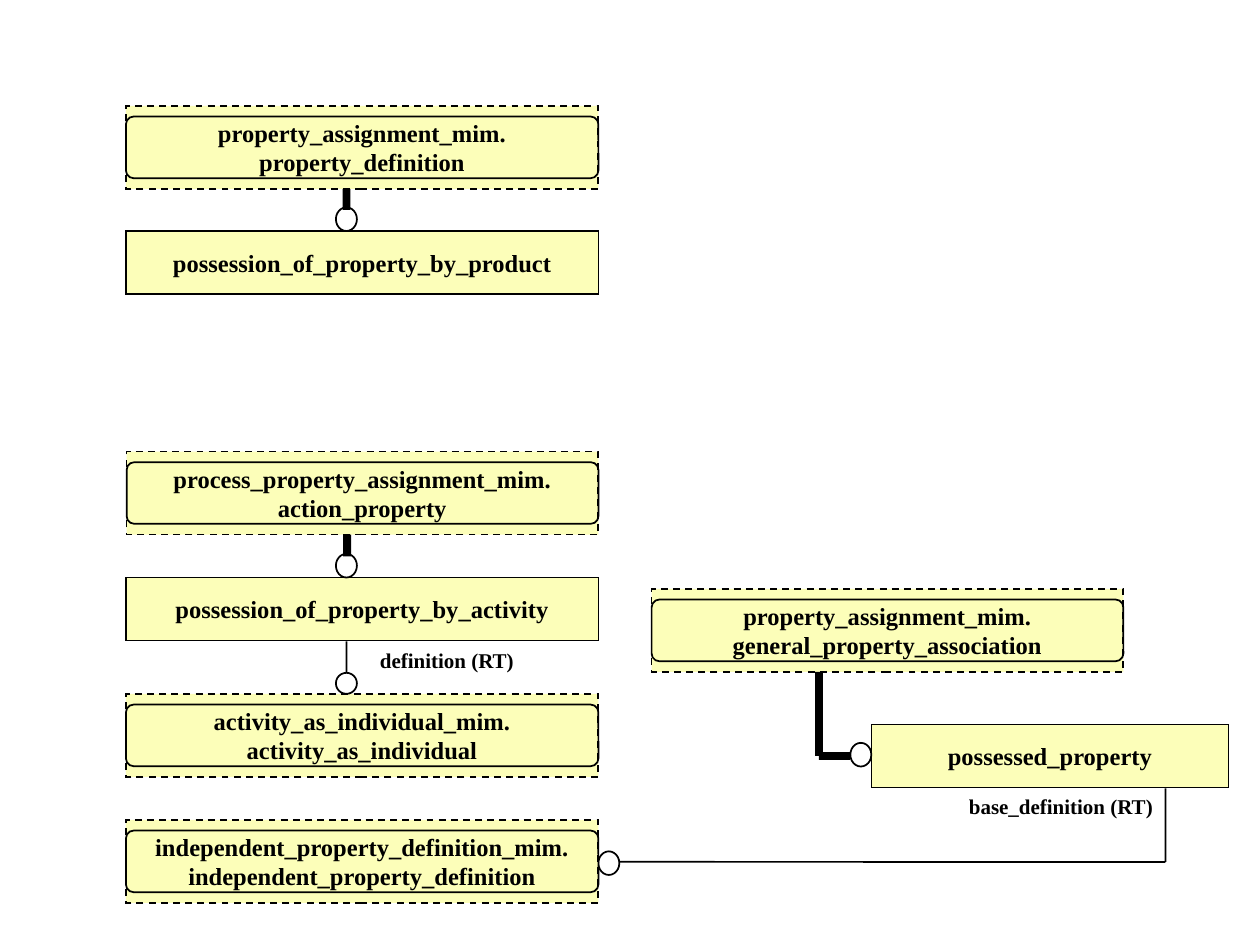
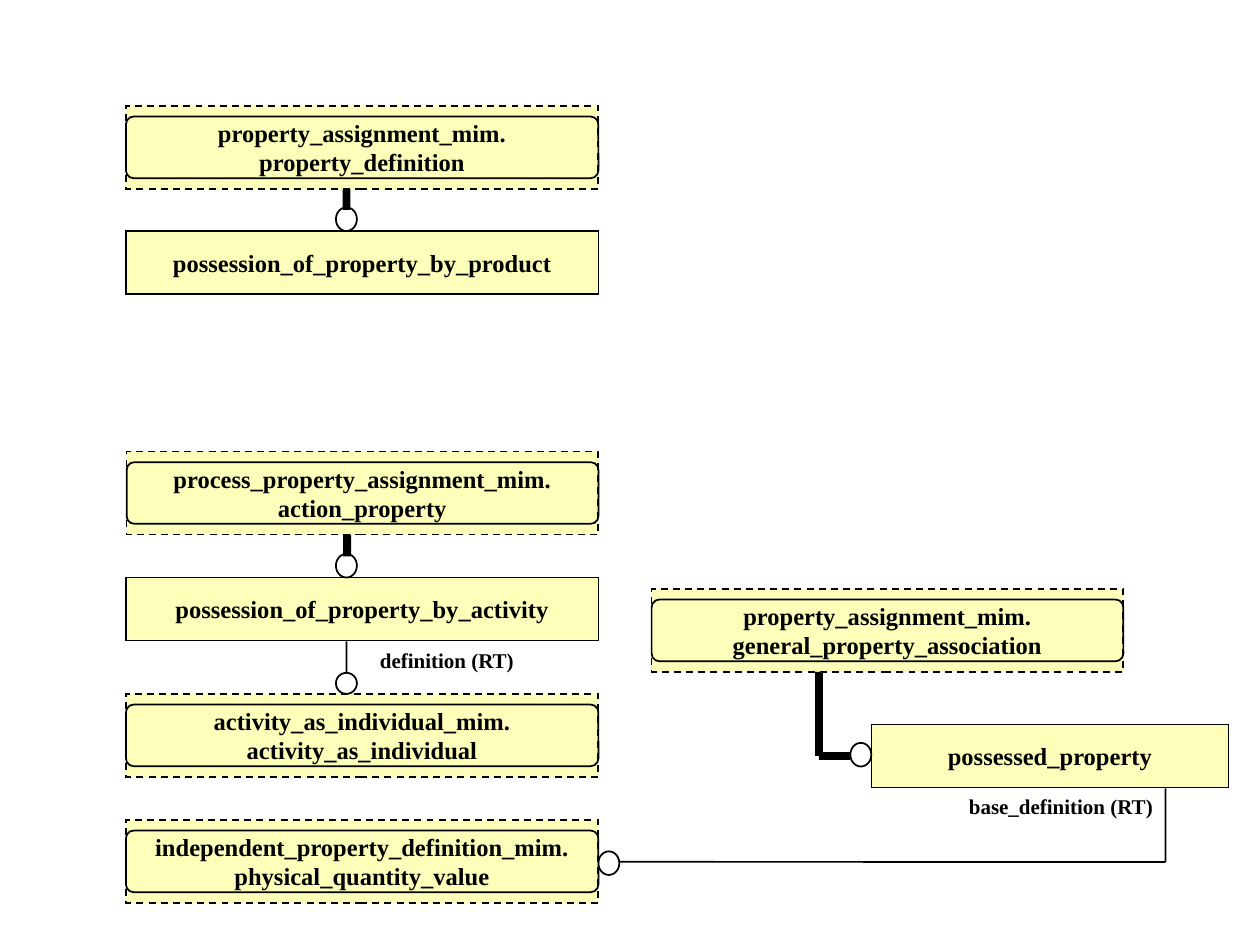
Before and after one commit to starseeker/stepmod_mirror, a slide deck: slide 4 of data/modules/possession_of_property/possession_of_property.ppt. Drawn at 1260x945 pixels with LibreOffice and Linux fonts; fonts in the diff are those of the drawing. Boxes give left, top, right and bottom in pixels: in the first picture for what was removed or moved away, otherwise in the second. Text is boxed around its words. In the diff, an @@ line names an element or a change of style, - is before the commit and + after.

```diff
--- a/data/modules/possession_of_property/possession_of_property.ppt
+++ b/data/modules/possession_of_property/possession_of_property.ppt
@@ text in rectangle at [234,868,489,891]: text changed @@
-independent_property_definition
+physical_quantity_value
```
Also in this commit, not shown: 1 other slide changed, 20 other files.
